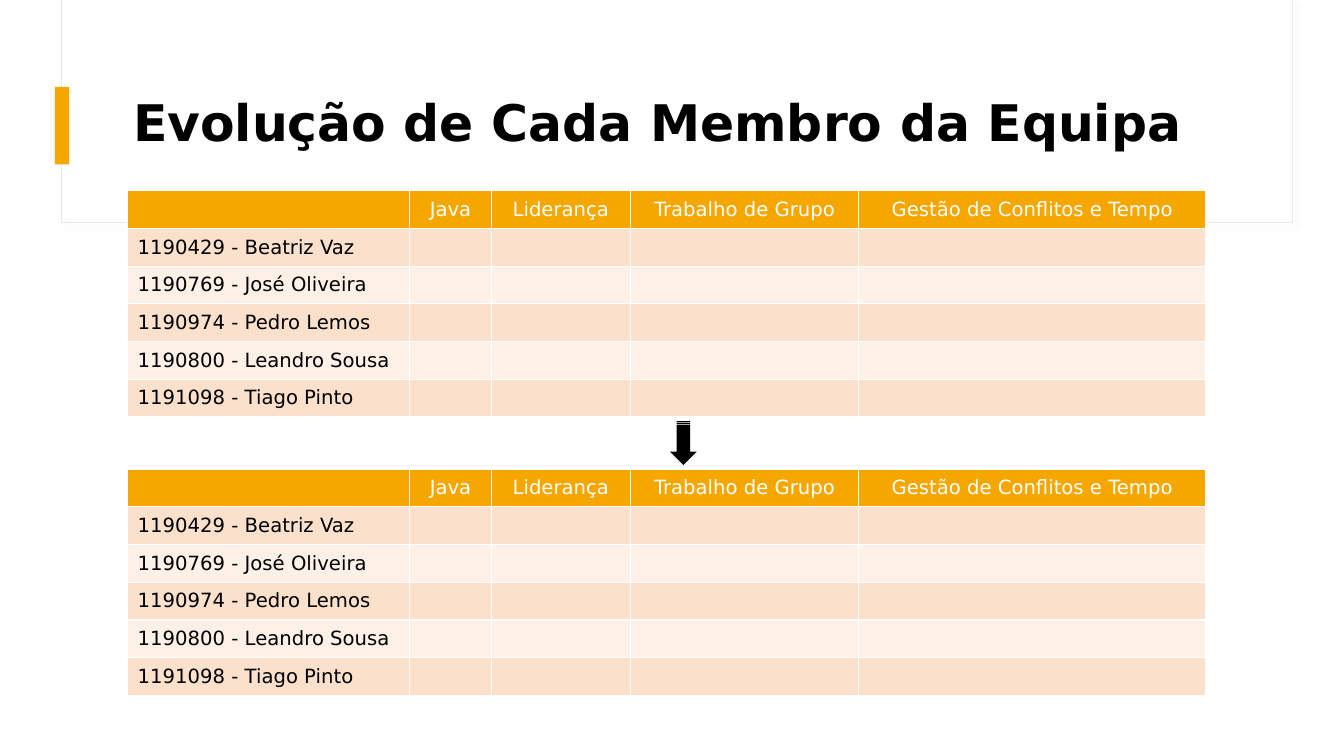
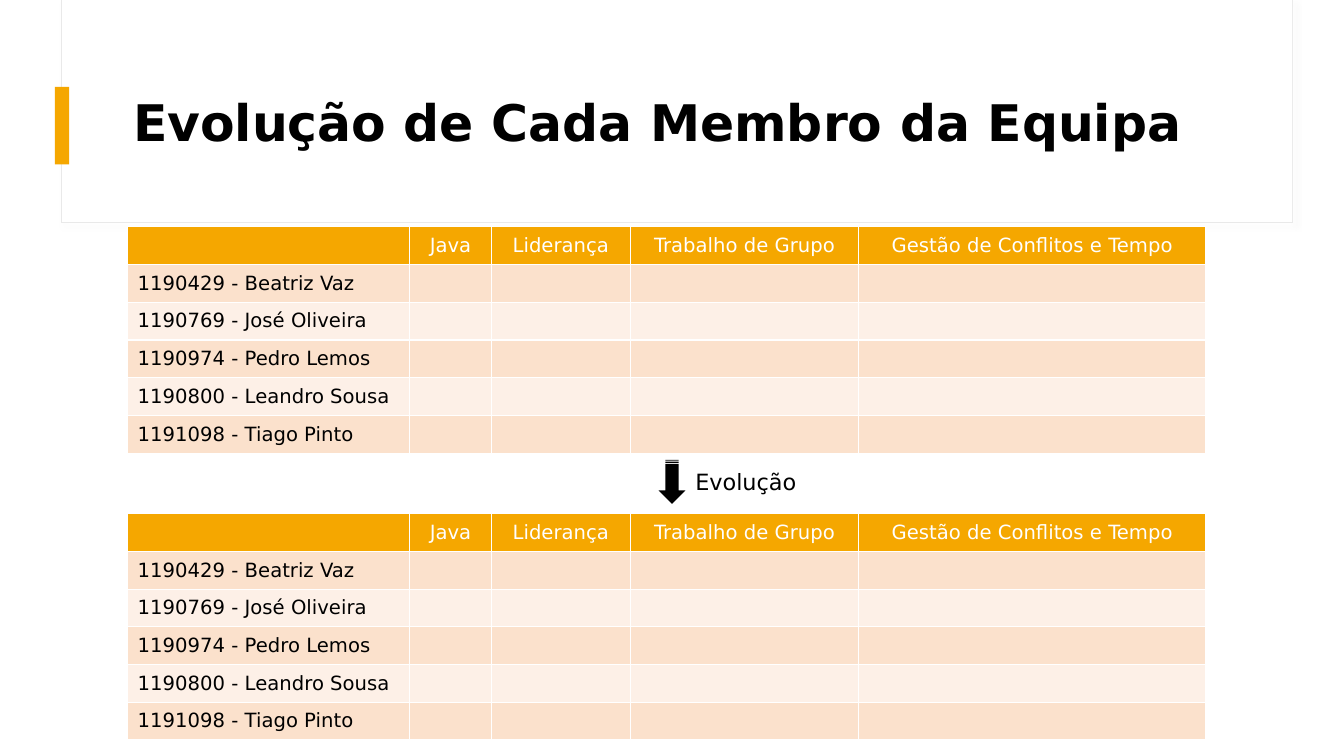
Before and after one commit to pedrolemos4/LAPR4, a slide deck: slide 11 of docs/Apresentação/Sistema_de_gestao_e_suporte_a_prestacao.pptx (slide 12 before the commit). Drawn at 1344x756 pixels with LibreOffice and Linux fonts; fonts in the diff are those of the drawing. Boxes give left, top, right and bottom in pixels: in the first picture for what was removed or moved away, otherwise in the second. Text is boxed around its words. In the diff, an @@ line names an element or a change of style, - is before the commit and + after.

```diff
--- a/docs/Apresentação/Sistema_de_gestao_e_suporte_a_prestacao.pptx
+++ b/docs/Apresentação/Sistema_de_gestao_e_suporte_a_prestacao.pptx
@@ table: place and size @@
-table at bbox=[128, 191, 1207, 417]
+table at bbox=[128, 227, 1207, 454]
@@ striped right arrow: place and size @@
-striped right arrow at bbox=[670, 421, 697, 465]
+striped right arrow at bbox=[659, 460, 686, 505]
@@ text added at bbox=[695, 472, 796, 495], 16 pt, text #000000 @@
+Evolução
@@ table: place and size @@
-table at bbox=[128, 469, 1207, 696]
+table at bbox=[128, 513, 1207, 740]
```
Also in this commit, not shown: 1 other slide changed, 1 slide added, 2 slides removed.
